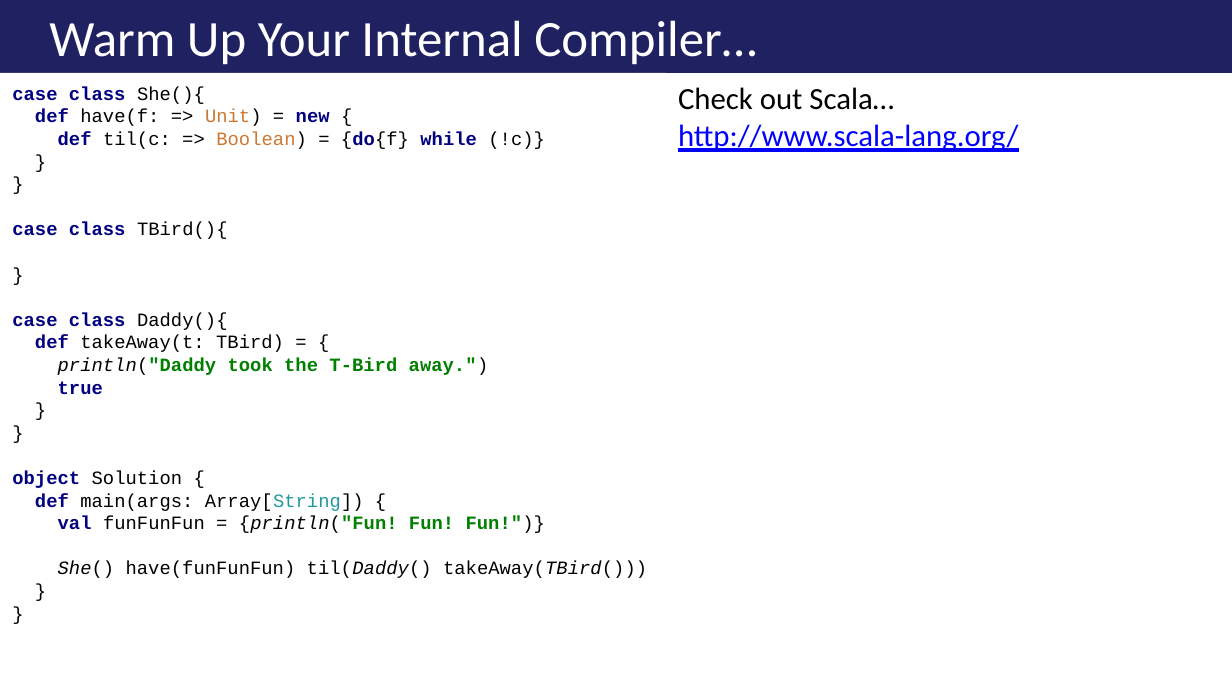
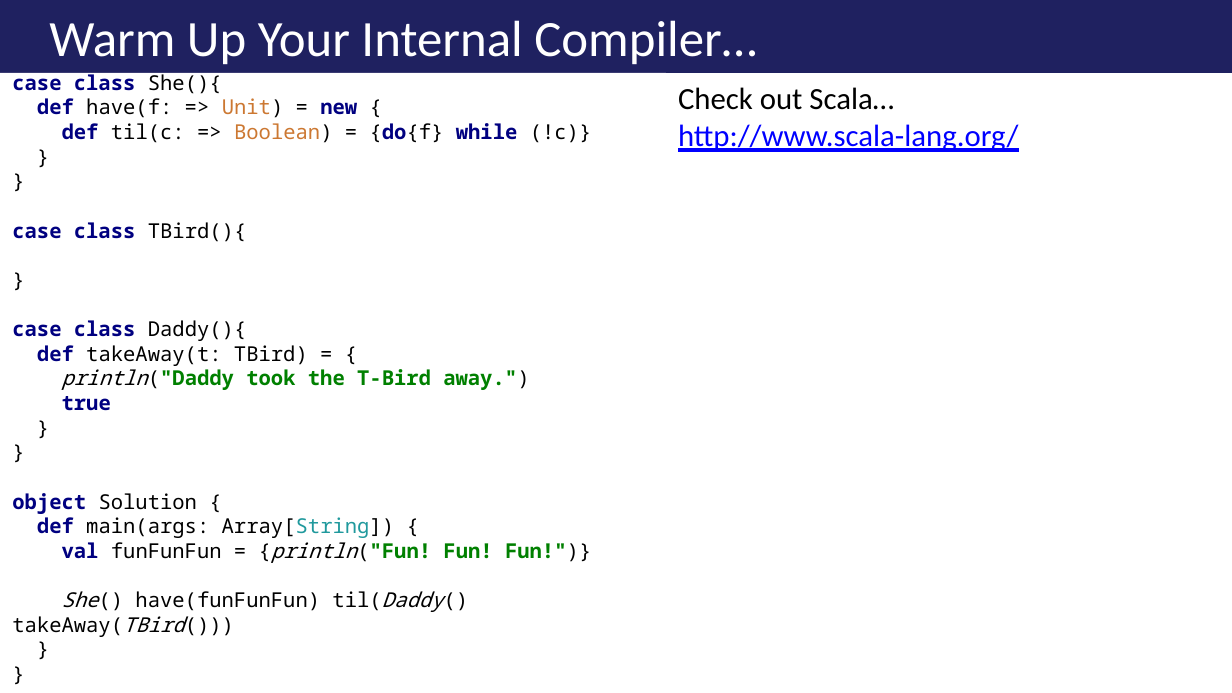
Before and after one commit to ericburcham/THasyINKnc, a slide deck: slide 9 of Presentation/THasINKync.pptx. Drawn at 1232x693 pixels with LibreOffice and Linux fonts; fonts in the diff are those of the drawing; background and template pictures are left out. Boxes give left, top, right and bottom in pixels: in the first picture for what was removed or moved away, otherwise in the second. Text is boxed around its words. In the diff, an @@ line names an element or a change of style, - is before the commit and + after.

Commit message:
Made Scala more readable.

```diff
--- a/Presentation/THasINKync.pptx
+++ b/Presentation/THasINKync.pptx
@@ rectangle "case class She(){ def have(f: ...": place and size @@
-rectangle "case class She(){ def have(f: ..." at bbox=[0, 73, 667, 632]
+rectangle "case class She(){ def have(f: ..." at bbox=[0, 73, 667, 683]
@@ rectangle "case class She(){ def have(f: ..." at bbox=[0, 73, 667, 683]: size 11 to 12 pt, font Courier New to Noto Sans Mono @@
```
